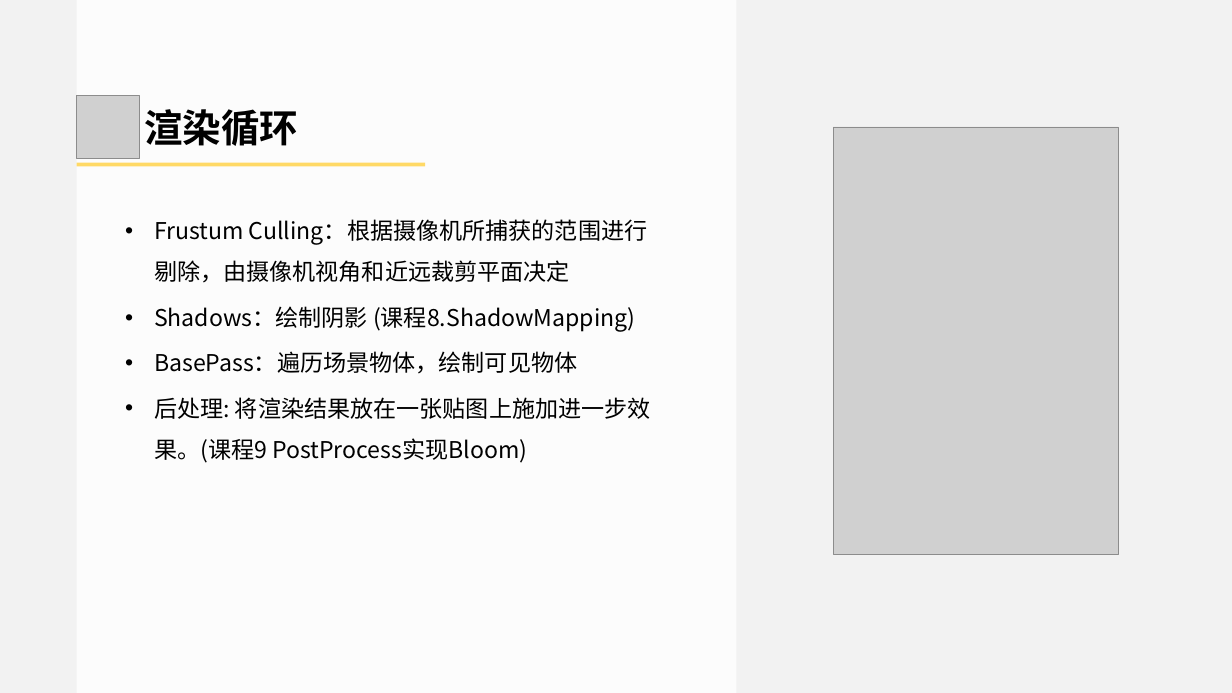
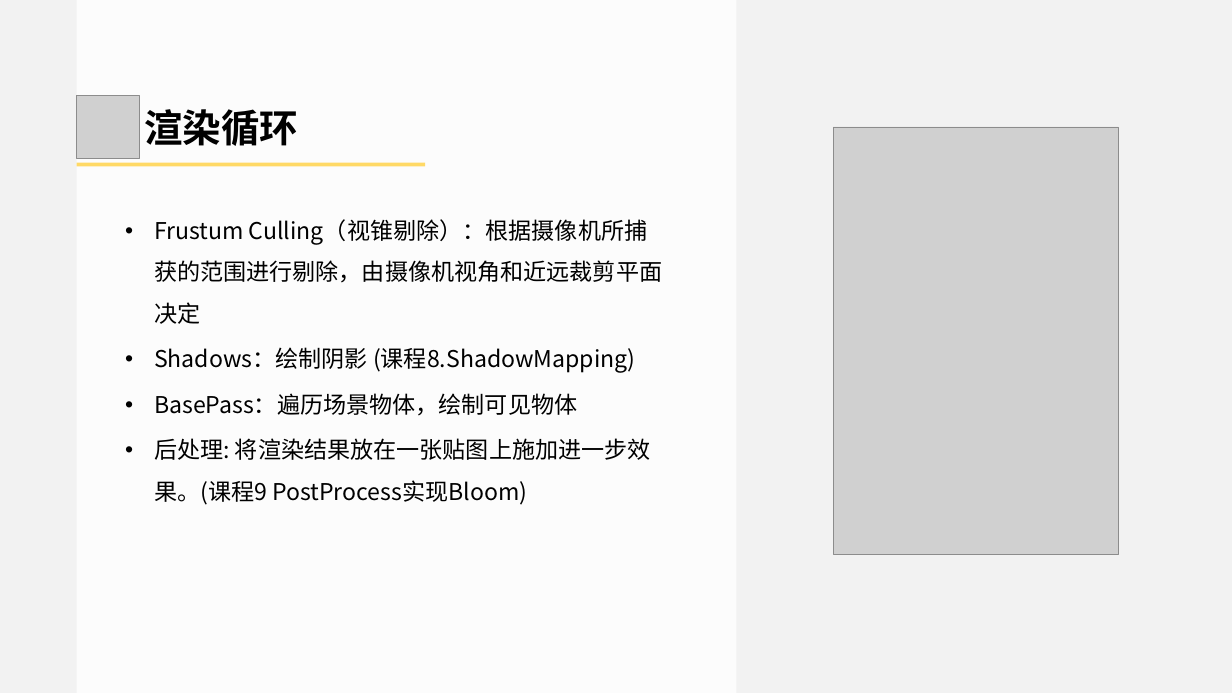
Before and after one commit to doomlover/KSGameEngineTutorials, a slide deck: slide 15 of PPTs/04.引擎基础概念与底层实用系统.pptx. Drawn at 1232x693 pixels with LibreOffice and Linux fonts; fonts in the diff are those of the drawing; grey boxes stand for pictures. Boxes give left, top, right and bottom in pixels: in the first picture for what was removed or moved away, otherwise in the second. Text is boxed around its words. In the diff, an @@ line names an element or a change of style, - is before the commit and + after.

```diff
--- a/PPTs/04.引擎基础概念与底层实用系统.pptx
+++ b/PPTs/04.引擎基础概念与底层实用系统.pptx
@@ text at (x1=154, y1=219, x2=662, y2=324): text changed @@
-• Frustum Culling：根据摄像机所捕获的范围进行剔除，由摄像机视角和近远裁剪平面决定
+• Frustum Culling（视锥剔除）：根据摄像机所捕获的范围进行剔除，由摄像机视角和近远裁剪平面决定
```
Also in this commit, not shown: 10 other slides changed.
